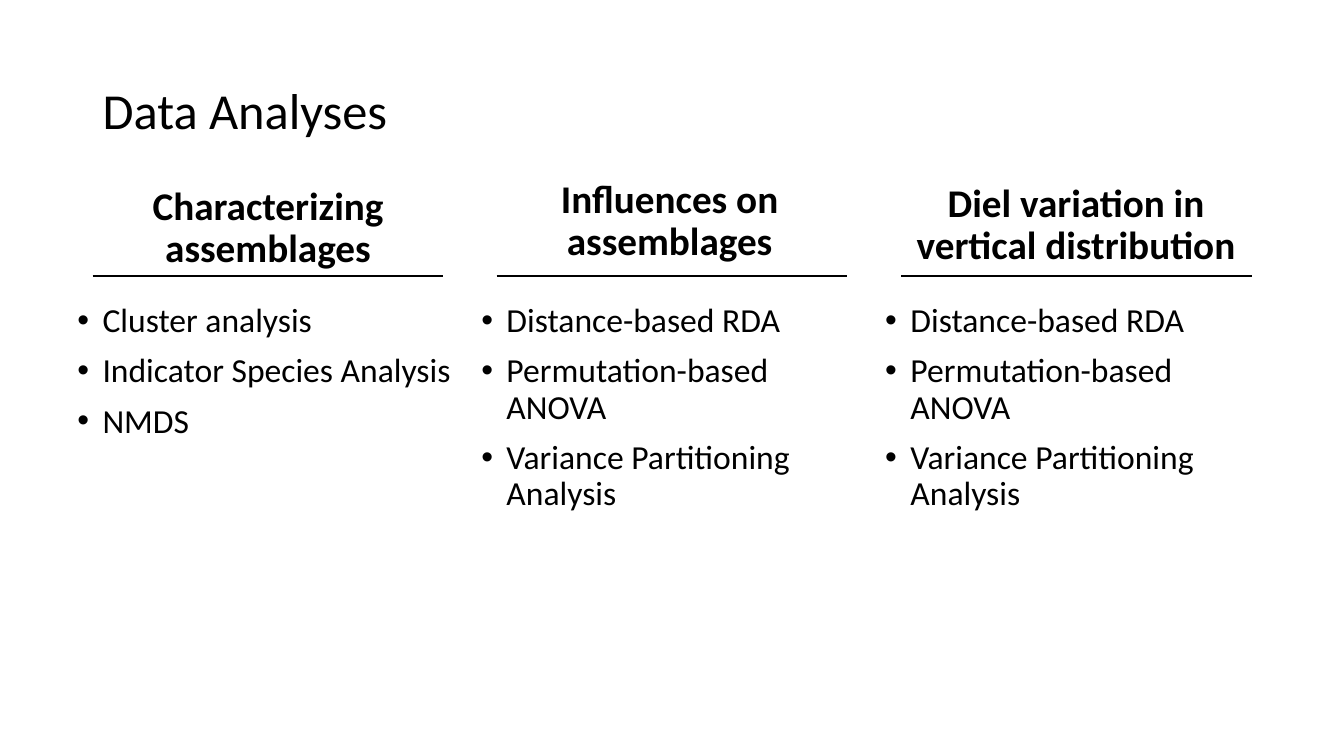
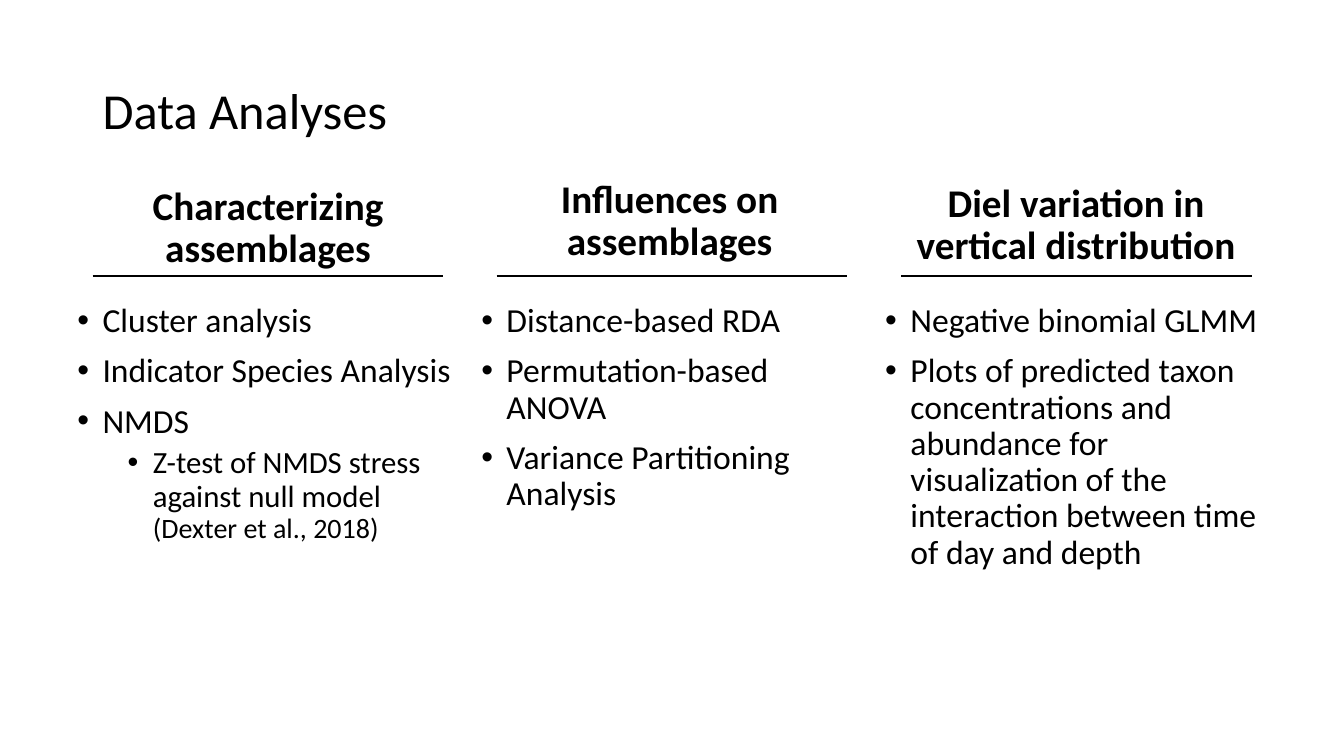
Before and after one commit to LukeABobay/larval-fish-community-analysis, a slide deck: slide 8 of PICES 2026 Presentation.pptx. Drawn at 1344x756 pixels with LibreOffice and Linux fonts; fonts in the diff are those of the drawing. Boxes give left, top, right and bottom in pixels: in the first picture for what was removed or moved away, otherwise in the second. Text is boxed around its words. In the diff, an @@ line names an element or a change of style, - is before the commit and + after.

```diff
--- a/PICES 2026 Presentation.pptx
+++ b/PICES 2026 Presentation.pptx
@@ text at (x1=910, y1=308, x2=1257, y2=570): text changed @@
-• Distance-based RDA
-• Permutation-based ANOVA
-• Variance Partitioning Analysis
+• Negative binomial GLMM
+• Plots of predicted taxon concentrations and abundance for visualization of the interaction between time of day and depth
@@ text at (x1=153, y1=452, x2=421, y2=542): paragraph added @@
+  • Z-test of NMDS stress against null model (Dexter et al., 2018)
```
Also in this commit, not shown: 5 other slides changed, 4 slides added, 4 slides removed.
